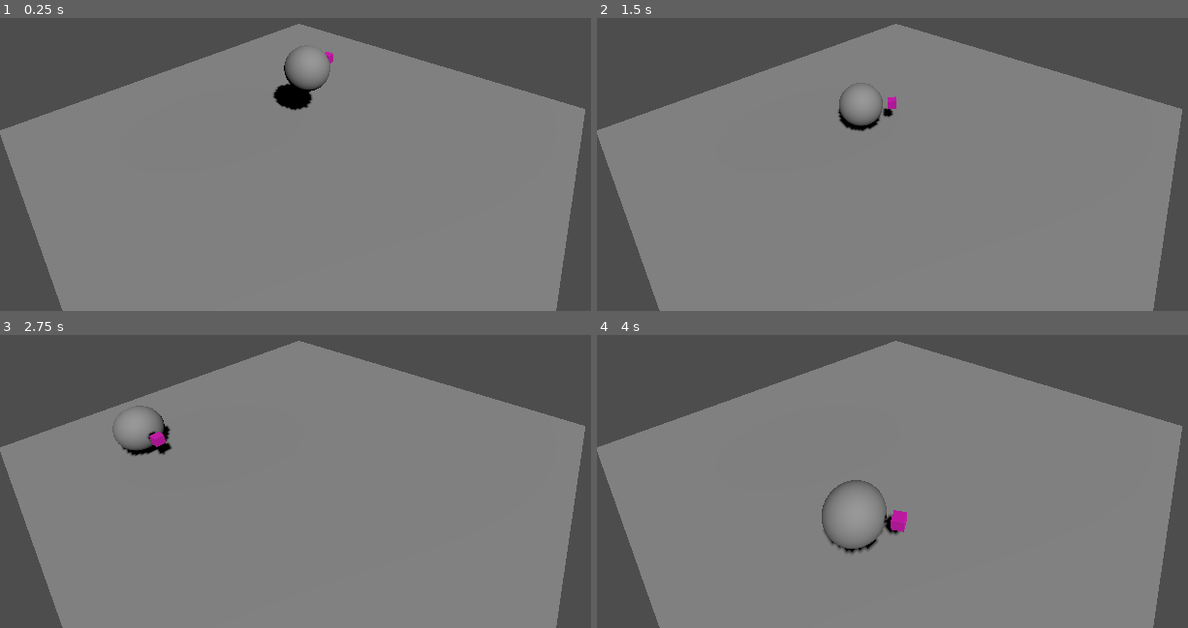
Above: before the commit, frames 1-4 (two rows, left to right).
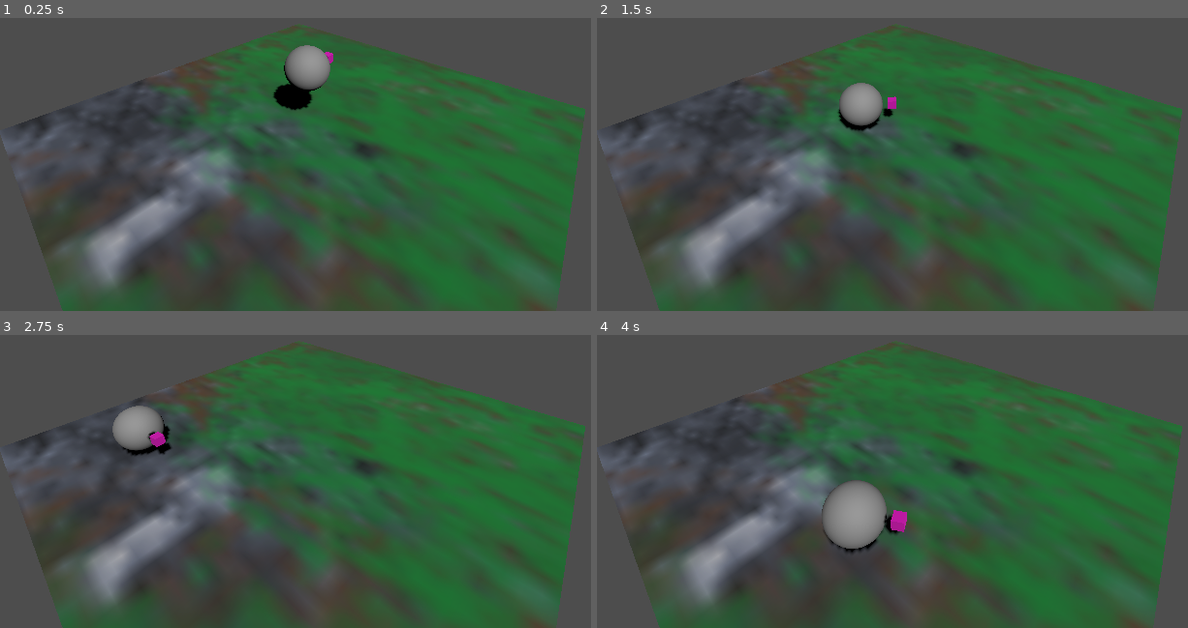
Above: after the commit, the same moments.

Repository: LettucePie/druid
Game: Godot game, scene res://stages/stage_0.tscn
Two runs of this game, one before a commit and one after it. Both use one fixed random seed, a clock stepped at 60 frames per second and the inputs below.
Inputs:
- Up to frame 1 (0.25 s): no input
- Up to frame 2 (1.5 s): tap Enter (ui_accept) at 0.5, 0.77 s; hold Right (ui_right) 0.53-1.28 s; hold Down (ui_down) from 1.28 s (still down)
- Up to frame 3 (2.75 s): tap Enter (ui_accept) at 1.52 s; release Down (ui_down) at 2.03 s; hold Right (ui_right) from 2.03 s (still down)
- Up to frame 4 (4 s): release Right (ui_right) at 2.78 s; hold Up (ui_up) 2.78-3.53 s; tap Enter (ui_accept) at 3.02, 3.77 s; hold Left (ui_left) from 3.53 s (still down)

The runs differ from the first frame. In frame 1, 73% of the frame differs, in the area x 0-100%, y 1-100%; in frame 2, 73%; in frame 3, 73%; in frame 4, 72%.

Commit message:
added texture for visual clarity

Diff:
--- a/stages/stage_0.tscn
+++ b/stages/stage_0.tscn
@@ -1,9 +1,13 @@
-[gd_scene load_steps=4 format=3 uid="uid://ddgwvml0m7dbo"]
+[gd_scene load_steps=6 format=3 uid="uid://ddgwvml0m7dbo"]
 
 [ext_resource type="PackedScene" uid="uid://bmicu2av4r0qn" path="res://core/player.tscn" id="1_sw48k"]
+[ext_resource type="Texture2D" uid="uid://d4h6a07wyekdn" path="res://art/textures/forest_floor_a.png" id="2_mqfbb"]
 
 [sub_resource type="BoxShape3D" id="BoxShape3D_321b2"]
 size = Vector3(10, 0.5, 10)
+
+[sub_resource type="StandardMaterial3D" id="StandardMaterial3D_5cjng"]
+albedo_texture = ExtResource("2_mqfbb")
 
 [sub_resource type="BoxMesh" id="BoxMesh_oup2k"]
 size = Vector3(10, 0.5, 10)
@@ -22,6 +26,7 @@
 shape = SubResource("BoxShape3D_321b2")
 
 [node name="MeshInstance3D" type="MeshInstance3D" parent="floor"]
+material_override = SubResource("StandardMaterial3D_5cjng")
 mesh = SubResource("BoxMesh_oup2k")
 
 [node name="DirectionalLight3D" type="DirectionalLight3D" parent="."]
Binary file added: art/textures/forest_floor_a.png
Not shown, added: art/textures/forest_floor_a.png.import
Not shown, added: art/textures/forest_floor_a.kra
